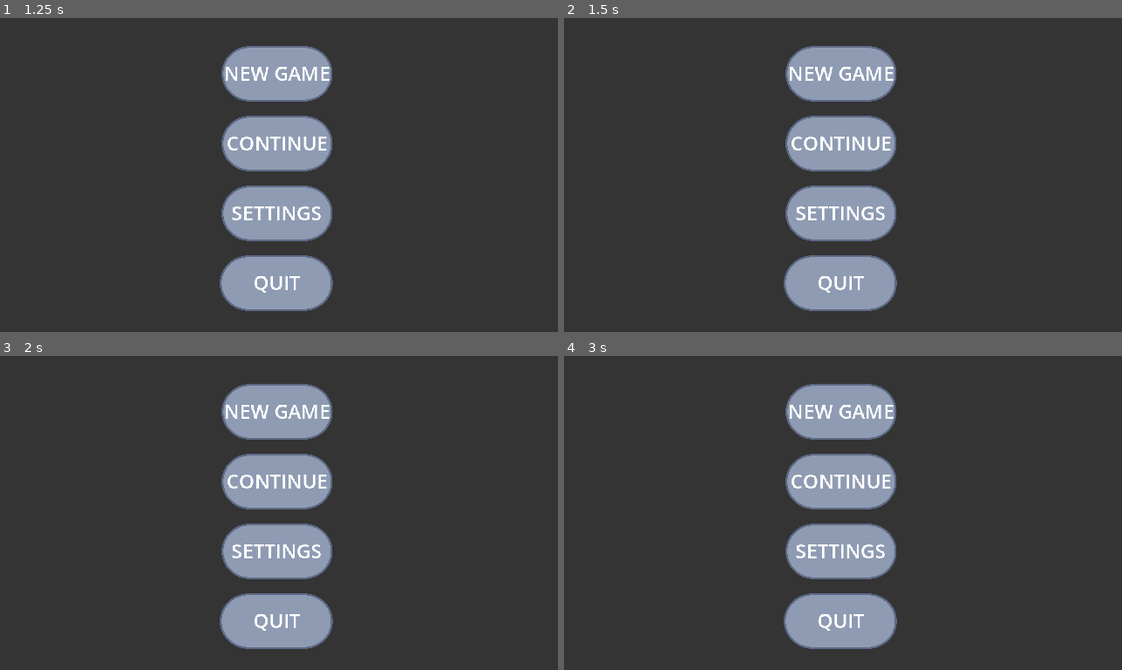
Above: before the commit, frames 1-4 (two rows, left to right).
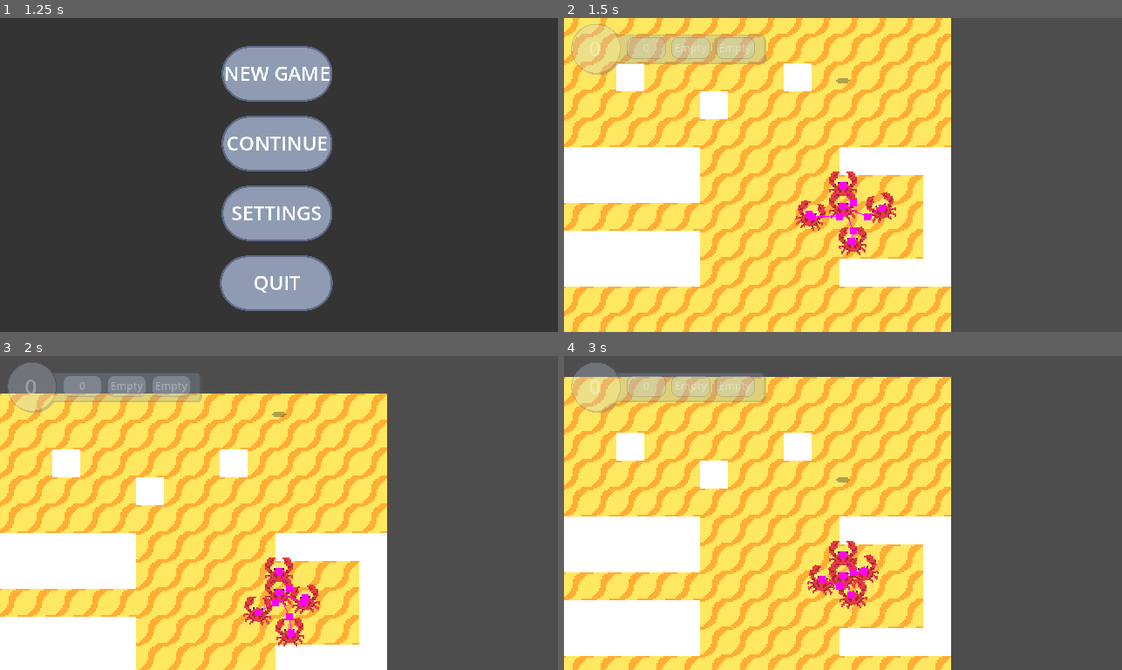
Above: after the commit, the same moments.

Repository: deckerous/crab-x
Game: Godot game, scene res://UI/main_menu.tscn
Two runs of this game, one before a commit and one after it. Both use one fixed random seed, a clock stepped at 60 frames per second and the inputs below. The project has no main scene, so this scene is started directly.
Inputs (mouse positions are in pixels of both pictures, inside the frame that each line leads up to):
- Up to frame 1 (1.25 s): click "Settings" at 0.5 s
- Up to frame 2 (1.5 s): click "New Game" at 1.25 s
- Up to frame 3 (2 s): no input
- Up to frame 4 (3 s): click (843, 412) at 2 s, where only the run before the commit has a clickable "New Game"; click (843, 481) at 2.75 s, where only the run before the commit has a clickable "Continue"

Frame 1 is identical in both runs. In frame 2, 100% of the frame differs, in the area x 0-100%, y 0-100%; in frame 3, 100%; in frame 4, 100%.

Commit message:
Got the pause menu and behavior working correctly

Diff:
--- a/Player/Scenes/player.tscn
+++ b/Player/Scenes/player.tscn
@@ -1,10 +1,11 @@
-[gd_scene load_steps=8 format=3 uid="uid://c1u7abh3kwaiv"]
+[gd_scene load_steps=9 format=3 uid="uid://c1u7abh3kwaiv"]
 
 [ext_resource type="Script" path="res://Player/Scripts/player.gd" id="1_hjqw4"]
 [ext_resource type="Script" path="res://Player/Scripts/placeholder_crab.gd" id="2_hgpx8"]
 [ext_resource type="Texture2D" uid="uid://egsqku8cqx1j" path="res://Assets/Crabs/png/crab-16x16.png" id="3_j4mev"]
 [ext_resource type="Texture2D" uid="uid://ba866d5mhxgj7" path="res://Assets/Misc/png/drop-shadow-8x8.png" id="4_x17ct"]
 [ext_resource type="Texture2D" uid="uid://g17fv4dci4b8" path="res://Assets/Misc/png/coin.png" id="5_ugxei"]
+[ext_resource type="PackedScene" uid="uid://bchgounswh1og" path="res://UI/ui.tscn" id="6_upbhe"]
 
 [sub_resource type="CircleShape2D" id="CircleShape2D_1m4ya"]
 radius = 6.08276
@@ -12,10 +13,13 @@
 [sub_resource type="CircleShape2D" id="CircleShape2D_syqll"]
 radius = 6.08
 
-[node name="Player" type="Node2D"]
+[node name="Node2D" type="Node2D"]
 script = ExtResource("1_hjqw4")
 
+[node name="ui" parent="." instance=ExtResource("6_upbhe")]
+
 [node name="CrabManager" type="Node2D" parent="."]
+process_mode = 1
 
 [node name="PlaceholderCrab" type="CharacterBody2D" parent="CrabManager"]
 position = Vector2(24, 0)
@@ -125,6 +129,7 @@
 texture = ExtResource("4_x17ct")
 
 [node name="PlayerUI" type="CanvasLayer" parent="."]
+visible = false
 
 [node name="Control" type="Control" parent="PlayerUI"]
 layout_mode = 3
--- a/Player/Scripts/player.gd
+++ b/Player/Scripts/player.gd
@@ -16,6 +16,10 @@
 @onready var viewport_h = get_viewport().get_visible_rect().size.y
 
 @onready var coin_count : int = 0
+
+# For UI integration
+var is_paused = false # Keep track of pause state
+@onready var ui_instance = $ui
 
 var mouse_pos = Vector2.ZERO
 var move_dir = Vector2.ZERO
@@ -48,7 +52,12 @@
 
 func _physics_process(delta):
 	if Input.is_action_just_pressed("exit"):
-		get_tree().quit()
+		toggle_pause() #for UI integration
+		# get_tree().quit()
+
+	if is_paused: #for UI integration
+		return
+
 	if Input.is_action_just_pressed("reset"):
 		get_tree().reload_current_scene()
 
@@ -81,3 +90,11 @@
 	rally_point.global_rotation = rally_point.global_position.direction_to(get_global_mouse_position()).angle() + PI/2.0
 	rally_point.velocity = move_dir * rally_point_move_speed
 	rally_point.move_and_slide()
+
+# For UI integration
+func toggle_pause():
+	if ui_instance:
+		ui_instance.toggle_pause_menu()
+		is_paused = not is_paused
+	else:
+		print("Error: ui is null")
--- a/UI/main_menu.gd
+++ b/UI/main_menu.gd
@@ -11,15 +11,19 @@
 	pass
 
 func _on_new_game_button_pressed():
-	get_tree().change_scene_to_file("res://ThEgAmE.tscn") # TODO: replace with actual game scene
+	print("New game button pressed")
+	get_tree().change_scene_to_file("res://Player/Scenes/navigation_test.tscn") # TODO: replace with actual game scene
 
 func _on_continue_button_pressed():
+	print("Continue button pressed")
 	# TODO: implement save system
 	pass
 
 func _on_settings_button_pressed():
+	print("Settings button pressed")
 	# TODO: implement settings screen
 	pass
 
 func _on_quit_button_pressed():
+	print("Game was quit")
 	get_tree().quit()
--- a/UI/main_menu.tscn
+++ b/UI/main_menu.tscn
@@ -103,3 +103,8 @@
 horizontal_alignment = 1
 vertical_alignment = 1
 uppercase = true
+
+[connection signal="pressed" from="main_menu_screen/new_game_button" to="." method="_on_new_game_button_pressed"]
+[connection signal="pressed" from="main_menu_screen/continue_button" to="." method="_on_continue_button_pressed"]
+[connection signal="pressed" from="main_menu_screen/settings_button" to="." method="_on_settings_button_pressed"]
+[connection signal="pressed" from="main_menu_screen/quit_button" to="." method="_on_quit_button_pressed"]
--- a/UI/ui.gd
+++ b/UI/ui.gd
@@ -7,8 +7,9 @@
 var total_coins = 0
 var crabs = 0
 var equipped_item = "Empty"
-var equipped_weapon = "Sling Shot"
+var equipped_weapon = "Empty"
 var game_score = 0
+var is_paused = false # Keep track of pause state
 
 @onready var during_game_screen = $during_game_screen
 @onready var end_of_game_screen = $end_of_game_screen
@@ -47,6 +48,8 @@
 	item_label.text = equipped_item
 	weapon_label.text = equipped_weapon
 
+
+
 func _on_game_over():
 	during_game_screen.visible = false
 	end_of_game_screen.visible = true
@@ -61,15 +64,15 @@
 	toggle_pause_menu() # Close the pause menu
 
 func _on_quit_button_pressed():
-	pass
-	# TODO: Implement main menu to return to
+	get_tree().paused = false
+	get_tree().change_scene_to_file("res://UI/main_menu.tscn")
 	# TODO: Save progress as you leave?
 
 func toggle_pause_menu():
-	pause_menu_screen.visible = not pause_menu_screen.visible # toggle to opposite value
-	pause_background.visible = pause_menu_screen.visible
-	get_tree().set_pause(pause_menu_screen.visible) # change the pause state based on visibility
-	get_tree().paused = pause_menu_screen.visible
+	get_tree().paused = not get_tree().paused
+	pause_menu_screen.visible = get_tree().paused
+	pause_background.visible = get_tree().paused
+
 
 func _on_settings_button_pressed():
 	pass
--- a/UI/ui.tscn
+++ b/UI/ui.tscn
@@ -8,9 +8,14 @@
 [sub_resource type="GDScript" id="GDScript_xfpjr"]
 script/source = "extends CanvasLayer
 
+
+
+func _on_resume_button_pressed() -> void:
+	pass # Replace with function body.
 "
 
 [node name="ui" type="CanvasLayer"]
+process_mode = 3
 script = ExtResource("1_disjy")
 
 [node name="end_of_game_screen" type="Node2D" parent="."]
@@ -91,13 +96,16 @@
 uppercase = true
 
 [node name="during_game_screen" type="Node2D" parent="."]
+scale = Vector2(0.75, 0.75)
 
 [node name="status_bar" type="Sprite2D" parent="during_game_screen"]
+modulate = Color(1, 1, 1, 0.305882)
 position = Vector2(80, 24)
 scale = Vector2(0.0496667, 0.0499364)
 texture = ExtResource("3_1rnps")
 
 [node name="crabs_label" type="Label" parent="during_game_screen"]
+modulate = Color(1, 1, 1, 0.305882)
 anchors_preset = -1
 anchor_left = -0.037
 anchor_top = -0.111
@@ -114,21 +122,25 @@
 metadata/_edit_use_anchors_ = true
 
 [node name="coin_box" type="Sprite2D" parent="during_game_screen"]
+modulate = Color(1, 1, 1, 0.305882)
 position = Vector2(63, 23)
 scale = Vector2(0.0277002, 0.0304542)
 texture = ExtResource("4_4snfw")
 
 [node name="item_box" type="Sprite2D" parent="during_game_screen"]
+modulate = Color(1, 1, 1, 0.305882)
 position = Vector2(97, 23)
 scale = Vector2(0.0277002, 0.0304542)
 texture = ExtResource("4_4snfw")
 
 [node name="weapon_box" type="Sprite2D" parent="during_game_screen"]
+modulate = Color(1, 1, 1, 0.305882)
 position = Vector2(131, 23)
 scale = Vector2(0.0277002, 0.0304542)
 texture = ExtResource("4_4snfw")
 
 [node name="coins_label" type="Label" parent="during_game_screen"]
+modulate = Color(1, 1, 1, 0.305882)
 offset_left = 49.0
 offset_top = 15.0
 offset_right = 105.0
@@ -140,6 +152,7 @@
 metadata/_edit_use_anchors_ = true
 
 [node name="item_label" type="Label" parent="during_game_screen"]
+modulate = Color(1, 1, 1, 0.305882)
 offset_left = 83.0
 offset_top = 15.0
 offset_right = 139.0
@@ -151,18 +164,22 @@
 metadata/_edit_use_anchors_ = true
 
 [node name="weapon_label" type="Label" parent="during_game_screen"]
+modulate = Color(1, 1, 1, 0.305882)
 offset_left = 117.0
 offset_top = 15.0
 offset_right = 173.0
 offset_bottom = 47.0
 scale = Vector2(0.5, 0.5)
-text = "empty
-"
-horizontal_alignment = 1
-vertical_alignment = 1
+text = "empty"
+horizontal_alignment = 1
+vertical_alignment = 1
+autowrap_mode = 3
+justification_flags = 131
+text_overrun_behavior = 4
 metadata/_edit_use_anchors_ = true
 
 [node name="pause_menu" type="CanvasLayer" parent="."]
+process_mode = 3
 visible = false
 script = SubResource("GDScript_xfpjr")
 
@@ -243,6 +260,7 @@
 
 [connection signal="pressed" from="end_of_game_screen/restart_button" to="." method="_on_restart_button_pressed"]
 [connection signal="pressed" from="end_of_game_screen/quit_button" to="." method="_on_restart_button_pressed"]
-[connection signal="pressed" from="pause_menu/pause_screen/resume_button" to="." method="_on_restart_button_pressed"]
-[connection signal="pressed" from="pause_menu/pause_screen/settings_button" to="." method="_on_restart_button_pressed"]
-[connection signal="pressed" from="pause_menu/pause_screen/quit_button" to="." method="_on_restart_button_pressed"]
+[connection signal="pressed" from="end_of_game_screen/quit_button" to="." method="_on_quit_button_pressed"]
+[connection signal="pressed" from="pause_menu/pause_screen/resume_button" to="." method="_on_resume_button_pressed"]
+[connection signal="pressed" from="pause_menu/pause_screen/settings_button" to="." method="_on_settings_button_pressed"]
+[connection signal="pressed" from="pause_menu/pause_screen/quit_button" to="." method="_on_quit_button_pressed"]
